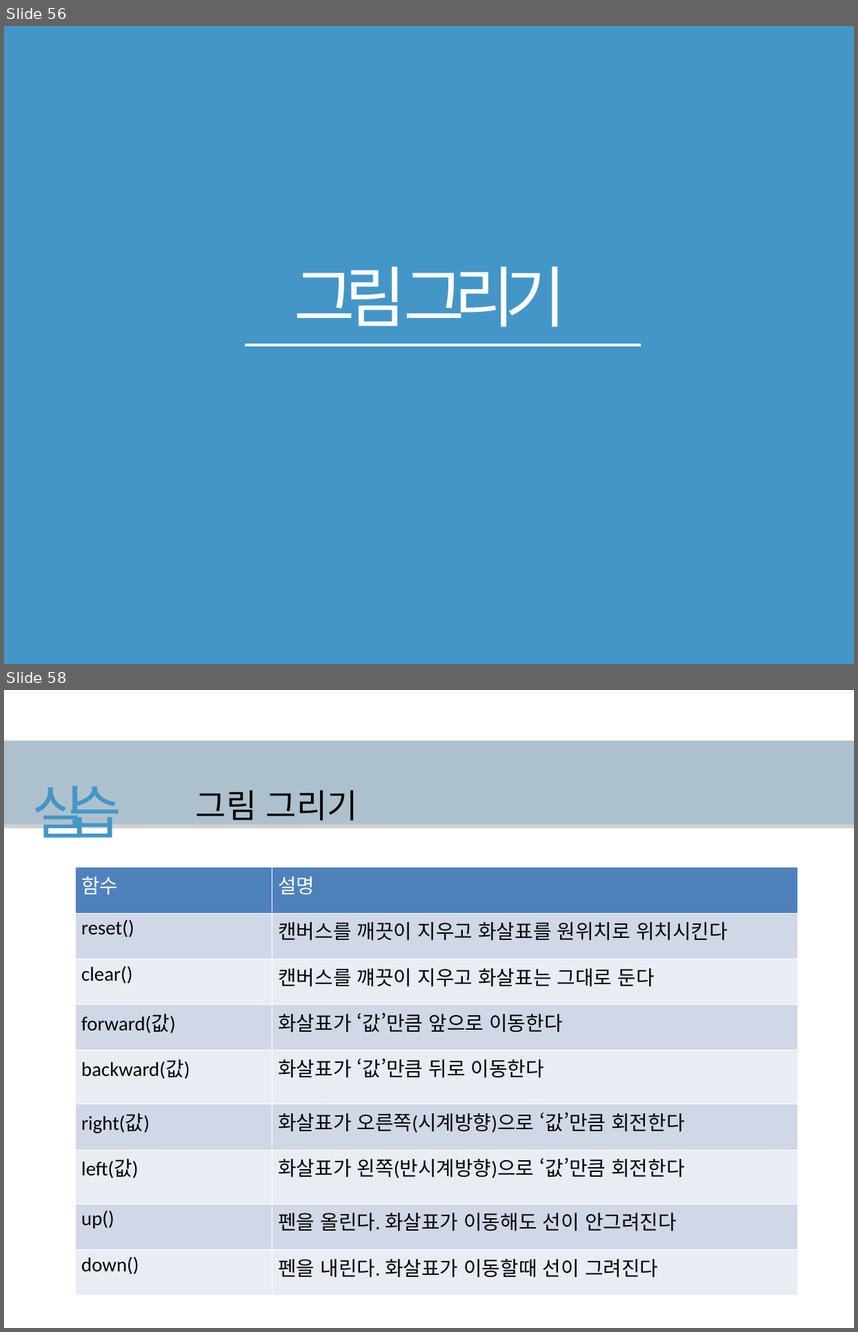
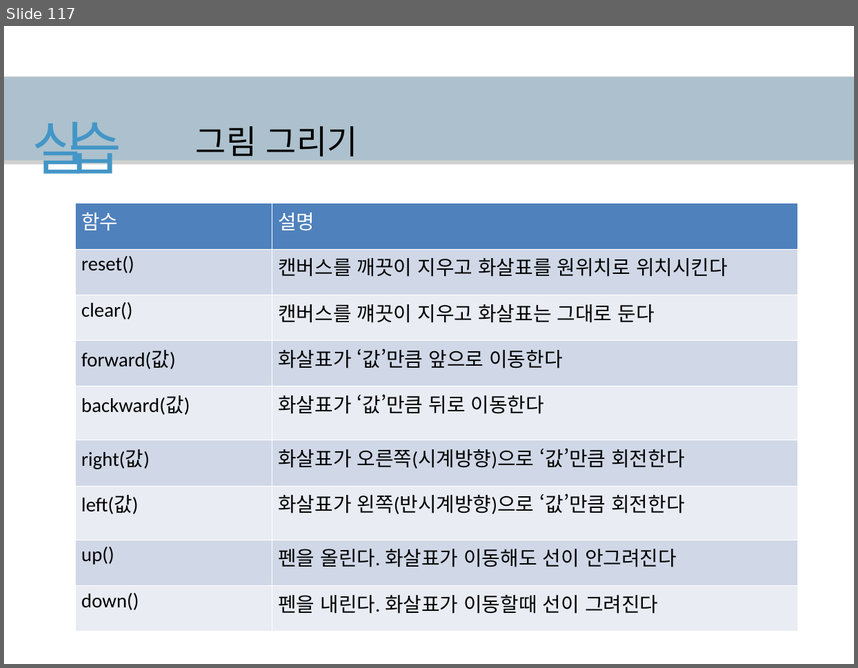
Before and after one commit to hanyang-software-volunteerer/2017-09-software-volunteerer, a slide deck: ppt-for-edit/2017소프트웨어봉사단_0404 (1).pptx. Shown one above the other, each under a label of ours: slides 56 and 58 before the commit, slide 117 after it; the slides between them are not shown. The pictures are 858x1332 and 858x668 pixels, drawn with LibreOffice and Linux fonts; fonts in the diff are those of the drawing; grey boxes stand for pictures. Boxes give left, top, right and bottom in pixels: in the first picture for what was removed or moved away, otherwise in the second. Text is boxed around its words. In the diff, an @@ line names an element or a change of style, - is before the commit and + after.

```diff
--- a/ppt-for-edit/2017소프트웨어봉사단_0404 (1).pptx
+++ b/ppt-for-edit/2017소프트웨어봉사단_0404 (1).pptx
@@ slide 56 removed at [4, 26, 854, 664], background #FFFFFF @@
@@ freeform shape removed at [4, 26, 854, 664] @@
@@ title removed at [294, 266, 566, 327] @@
-그림 그리기
@@ freeform shape removed at [245, 345, 641, 345] @@
@@ what was slide 58 is now slide 117 @@
```
Also in this commit, not shown: 50 slides changed, 2 slides added, 4 other slides removed, 2 other files.
